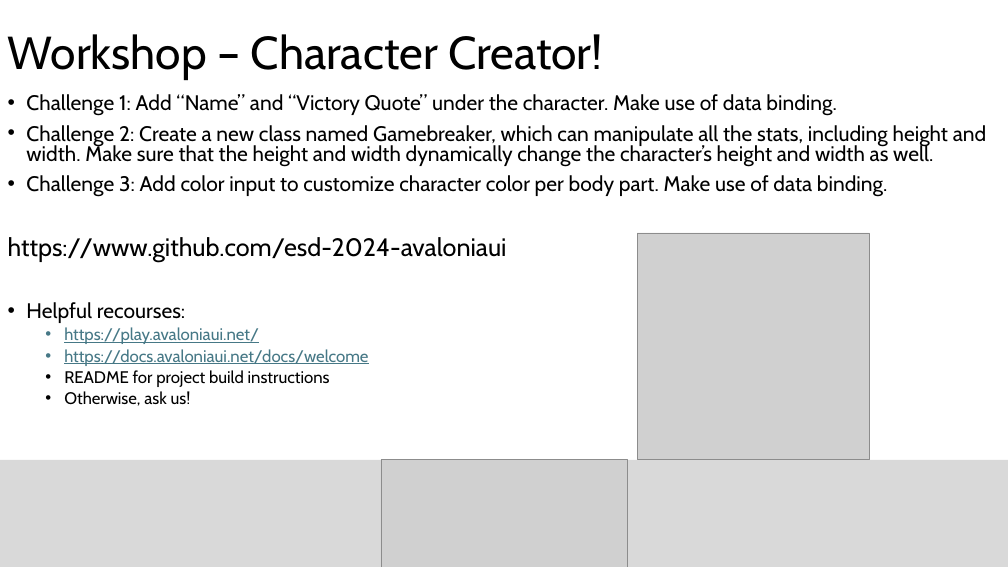
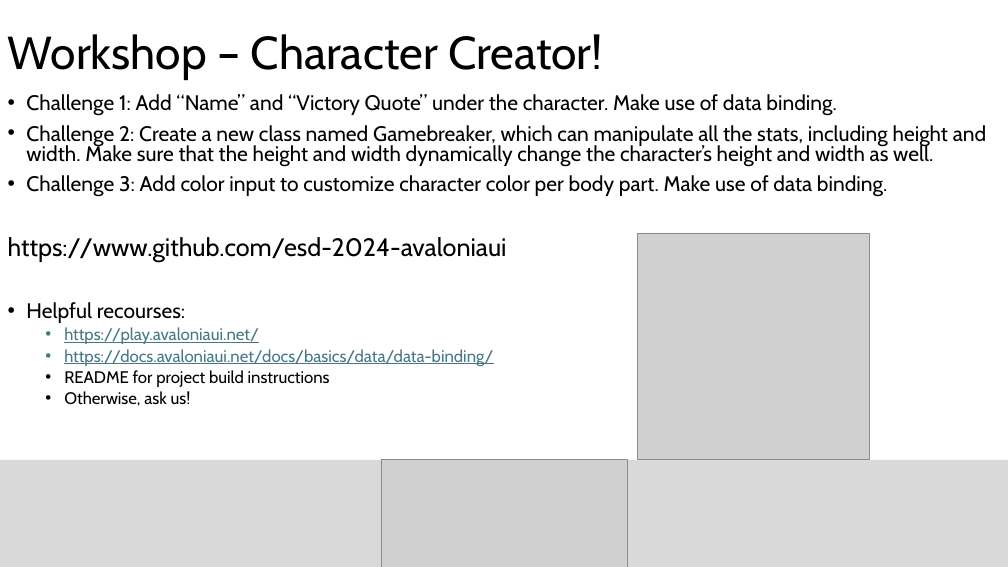
Before and after one commit to sebivenlo/esd-2024-avaloniaui, a slide deck: slide 14 of presentation/AvaloniaUI_presentation.pptx. Drawn at 1008x567 pixels with LibreOffice and Linux fonts; fonts in the diff are those of the drawing; grey boxes stand for pictures. Boxes give left, top, right and bottom in pixels: in the first picture for what was removed or moved away, otherwise in the second. Text is boxed around its words. In the diff, an @@ line names an element or a change of style, - is before the commit and + after.

```diff
--- a/presentation/AvaloniaUI_presentation.pptx
+++ b/presentation/AvaloniaUI_presentation.pptx
@@ text at bbox=[64, 349, 493, 366]: text changed @@
-  • https://docs.avaloniaui.net/docs/welcome
+  • https://docs.avaloniaui.net/docs/basics/data/data-binding/
```
Also in this commit, not shown: 1 other slide changed.
